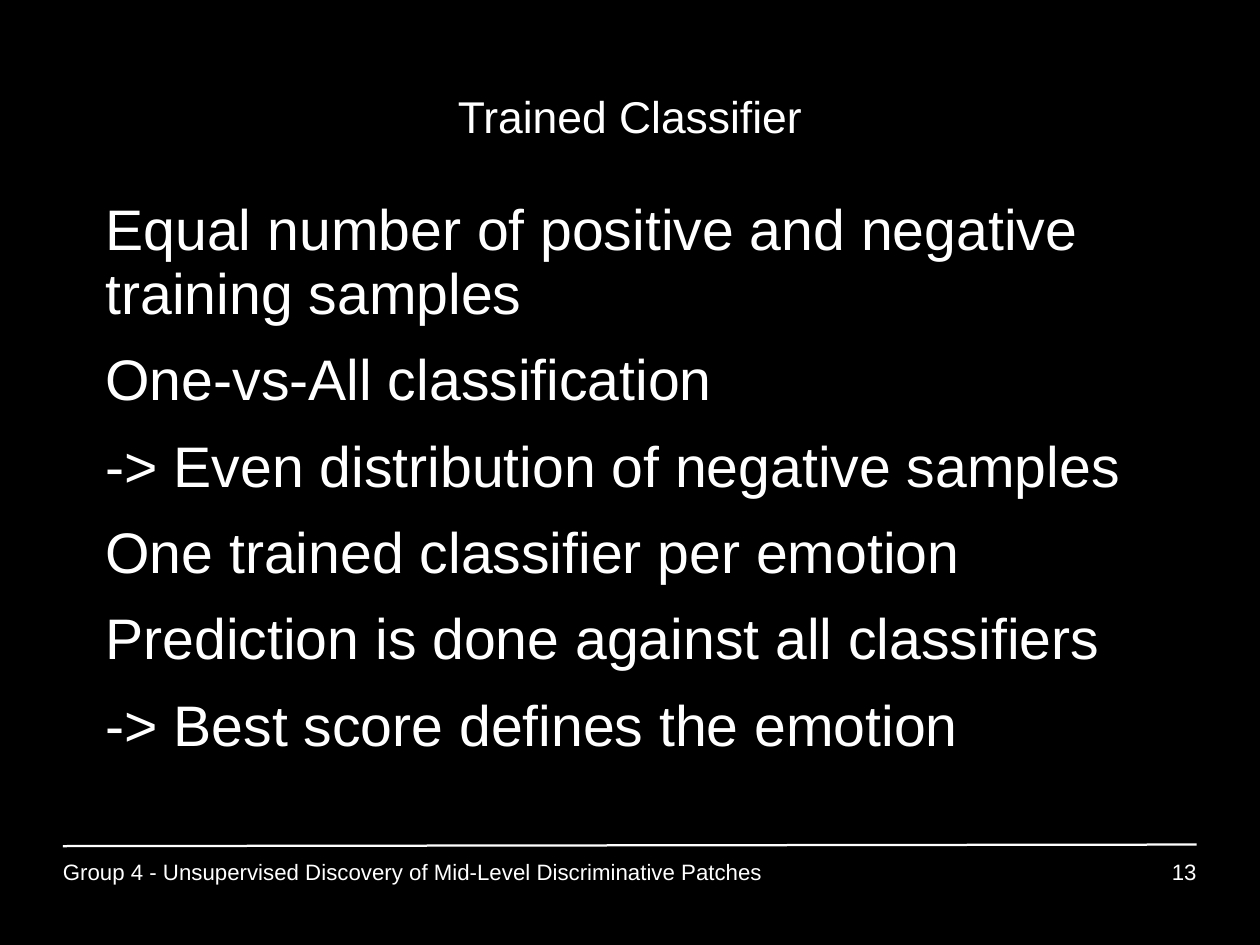
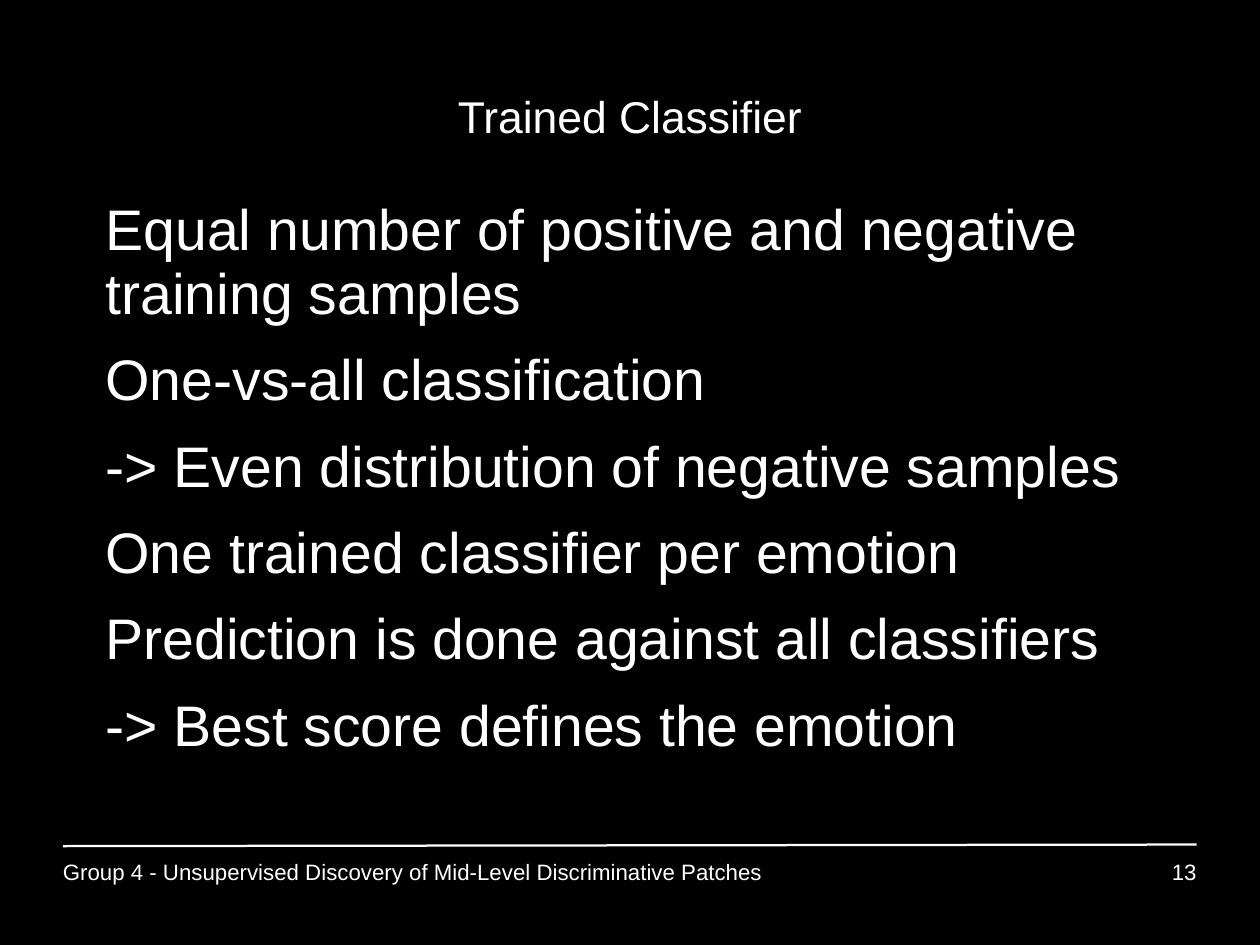
Before and after one commit to GiannisPapadopoulos/DiscriminativePatches, a slide deck: slide 13 of presentations/period3/MAI_Project1_Group4.ppt. Drawn at 1260x945 pixels with LibreOffice and Linux fonts; fonts in the diff are those of the drawing. Boxes give left, top, right and bottom in pixels: in the first picture for what was removed or moved away, otherwise in the second. Text is boxed around its words. In the diff, an @@ line names an element or a change of style, - is before the commit and + after.

Commit message:
typos

```diff
--- a/presentations/period3/MAI_Project1_Group4.ppt
+++ b/presentations/period3/MAI_Project1_Group4.ppt
@@ text at [106,358,706,401]: text changed @@
-• One-vs-All classification
+• One-vs-all classification
```
Also in this commit, not shown: 3 other slides changed.
